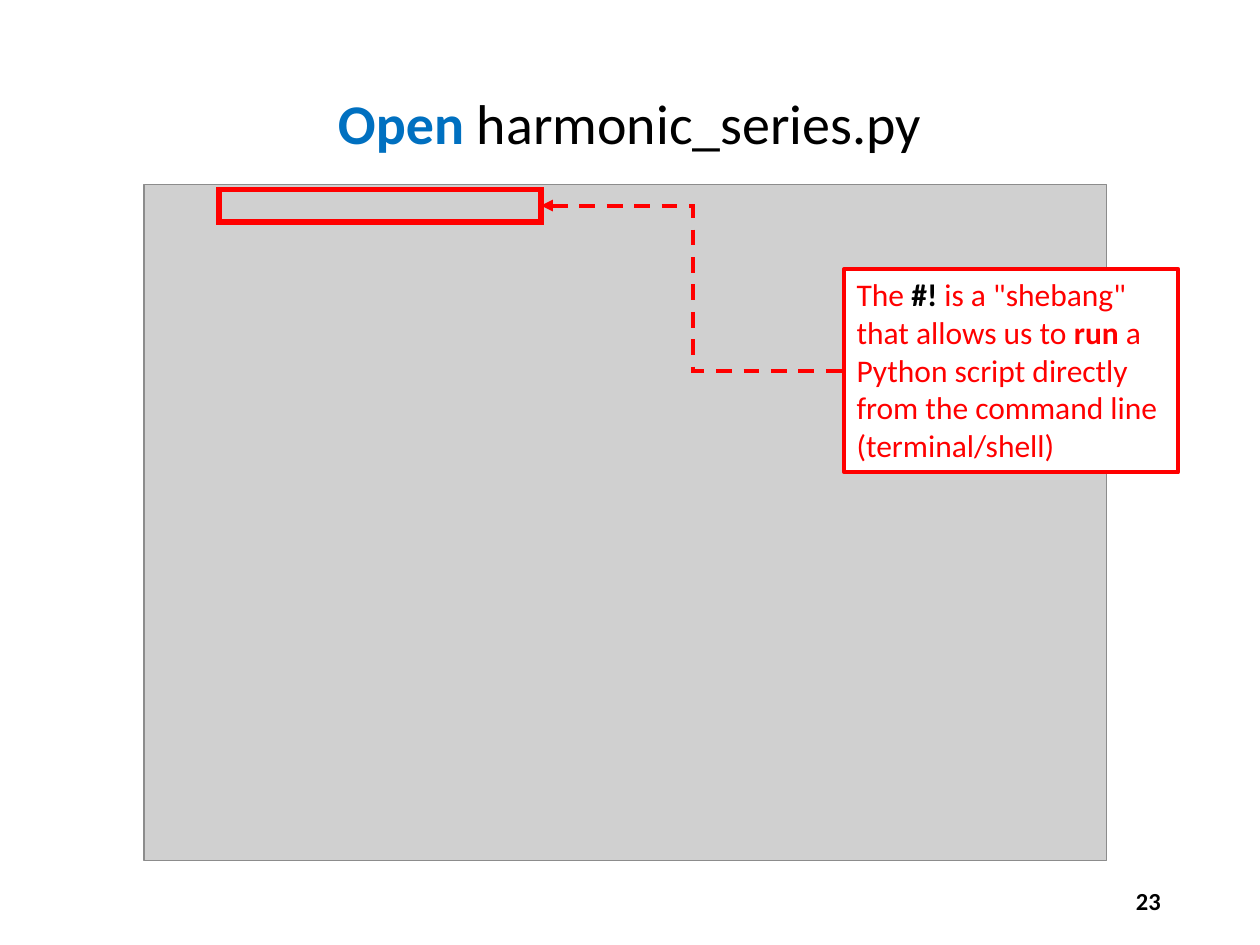
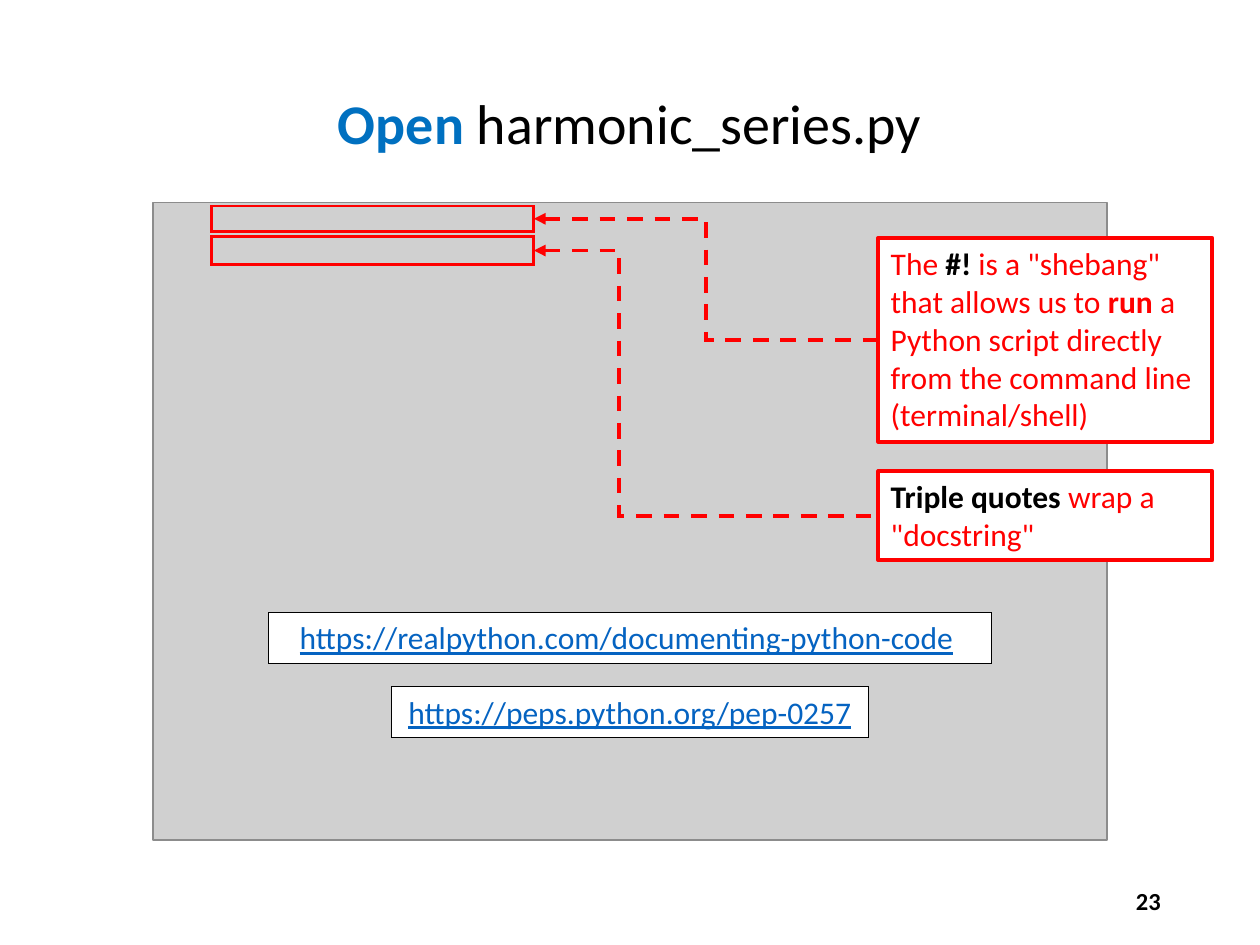
Before and after one commit to noahchampagne/QIS101, a slide deck: slide 23 of slides/Session 03 - Introducing Python/Session 03 - Introducing Python.pptx. Drawn at 1260x945 pixels with LibreOffice and Linux fonts; fonts in the diff are those of the drawing; grey boxes stand for pictures. Boxes give left, top, right and bottom in pixels: in the first picture for what was removed or moved away, otherwise in the second. Text is boxed around its words. In the diff, an @@ line names an element or a change of style, - is before the commit and + after.

Commit message:
Update screenshots

```diff
--- a/slides/Session 03 - Introducing Python/Session 03 - Introducing Python.pptx
+++ b/slides/Session 03 - Introducing Python/Session 03 - Introducing Python.pptx
@@ picture: place and size @@
-picture at box(144, 184, 1106, 861)
+picture at box(152, 203, 1106, 840)
@@ rectangle: place and size @@
-rectangle at box(219, 189, 542, 222)
+rectangle at box(212, 205, 534, 231)
@@ rectangle at box(212, 205, 534, 231): outline #FF0000 3 pt to #FF0000 1.5 pt @@
@@ rectangle added at box(212, 237, 534, 265), outline #FF0000 1.5 pt @@
@@ elbow arrow moved from (541, 205) - (844, 370) to (534, 219) - (878, 340) @@
@@ rectangle "The #! is a "shebang" ...": place and size @@
-rectangle "The #! is a "shebang" ..." at box(844, 268, 1178, 472)
+rectangle "The #! is a "shebang" ..." at box(878, 238, 1212, 442)
@@ elbow arrow added from (878, 515) to (534, 251), #FF0000 2.25 pt dashed @@
@@ rectangle added at box(878, 471, 1212, 561), fill #FFFFFF, outline #FF0000 2.25 pt, 18 pt, text #FF0000 @@
+Triple quotes wrap a "docstring"
@@ rectangle added at box(268, 612, 993, 663), fill #FFFFFF, outline #000000 0.75 pt, 18 pt, text #0563C1, underline @@
+https://realpython.com/documenting-python-code
@@ rectangle added at box(392, 687, 868, 737), fill #FFFFFF, outline #000000 0.75 pt, 18 pt, text #0563C1, underline @@
+https://peps.python.org/pep-0257
```
Also in this commit, not shown: 15 other slides changed, 6 slides added.
